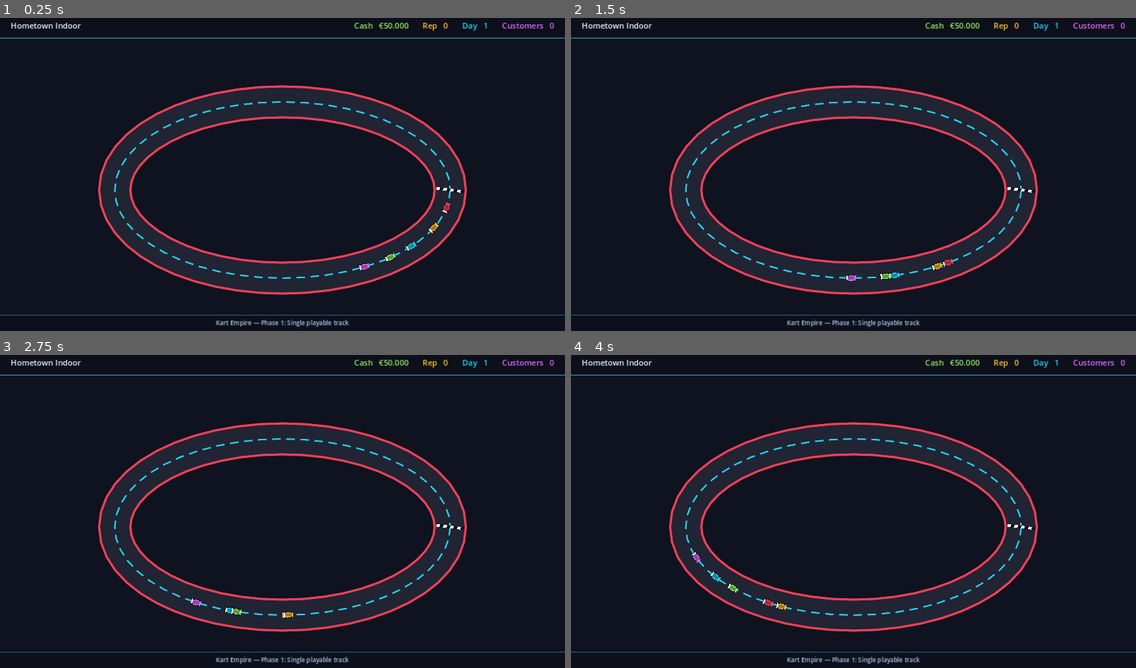
Above: before the commit, frames 1-4 (two rows, left to right).
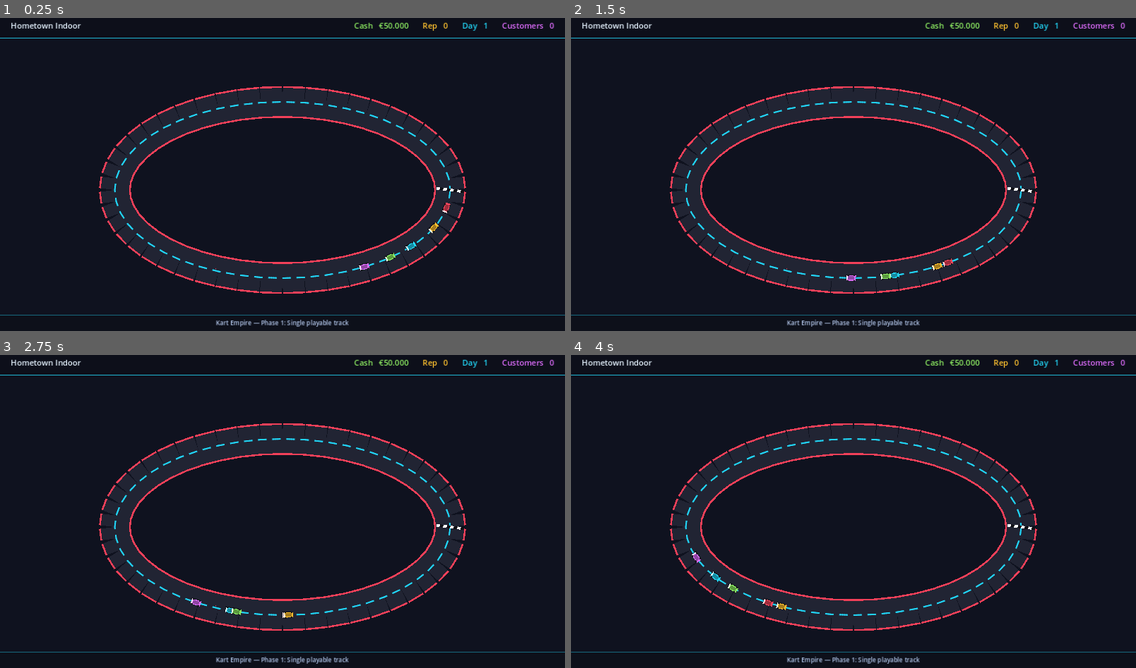
Above: after the commit, the same moments.

Repository: huubvreeker-create/Tycoon
Game: Godot game, scene res://scenes/main.tscn
Same seed, same stepped clock (60 frames per second), same inputs: the game is played once before the commit and once after it.
Inputs:
- Up to frame 1 (0.25 s): no input
- Up to frame 2 (1.5 s): no input
- Up to frame 3 (2.75 s): no input
- Up to frame 4 (4 s): no input

The runs differ from the first frame. In frame 1, 1.4% of the frame differs, in the area x 17-83%, y 21-89%; in frame 2, 1.4%; in frame 3, 1.4%; in frame 4, 1.4%.

Commit message:
Fix invisible track on GL Compatibility renderer
draw_polyline ignores the width parameter on many GPU drivers in
GL Compatibility mode, so the track was rendering as a 1-pixel
hairline that's invisible against the dark background. Switch to
per-segment draw_line which builds quad geometry and reliably
honors thickness.

Also add push_warning fallbacks if the curve fails to produce
baked points, so future issues surface in the Output panel.

Diff:
--- a/scripts/track.gd
+++ b/scripts/track.gd
@@ -73,20 +73,28 @@
 
 
 # --- Rendering --------------------------------------------------------------
+# We draw each segment with draw_line (not draw_polyline) because the
+# GL Compatibility renderer ignores polyline width on many drivers — the
+# track would render as a 1-pixel hairline. draw_line builds quad geometry
+# per segment so thick lines are reliable.
 func _draw() -> void:
 	if path == null or path.curve == null:
+		push_warning("Track: path or curve missing in _draw()")
 		return
 	var pts := path.curve.get_baked_points()
 	if pts.size() < 2:
+		push_warning("Track: curve produced no baked points")
 		return
 
-	# Outer rumble strip (neon)
-	draw_polyline(pts, rumble_color, asphalt_width + 10.0, true)
-	# Asphalt surface
-	draw_polyline(pts, asphalt_color, asphalt_width, true)
-	# Dashed racing line down the middle
+	# Outer rumble strip (drawn first, slightly wider, so it shows as an edge).
+	for i in range(pts.size() - 1):
+		draw_line(pts[i], pts[i + 1], rumble_color, asphalt_width + 8.0, false)
+	# Asphalt surface on top.
+	for i in range(pts.size() - 1):
+		draw_line(pts[i], pts[i + 1], asphalt_color, asphalt_width, false)
+	# Dashed racing line down the middle.
 	_draw_dashed_polyline(pts, racing_line_color, 2.0, 18.0, 14.0)
-	# Start / finish line
+	# Start / finish line.
 	_draw_start_line(pts)
 
 
